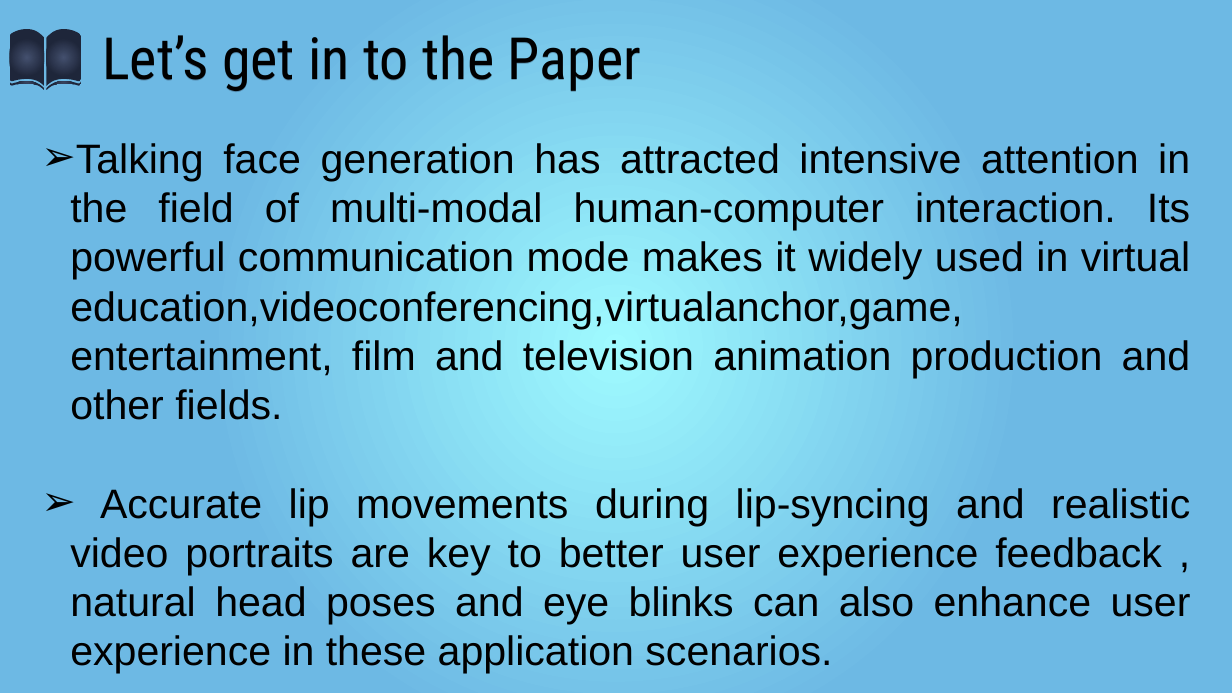
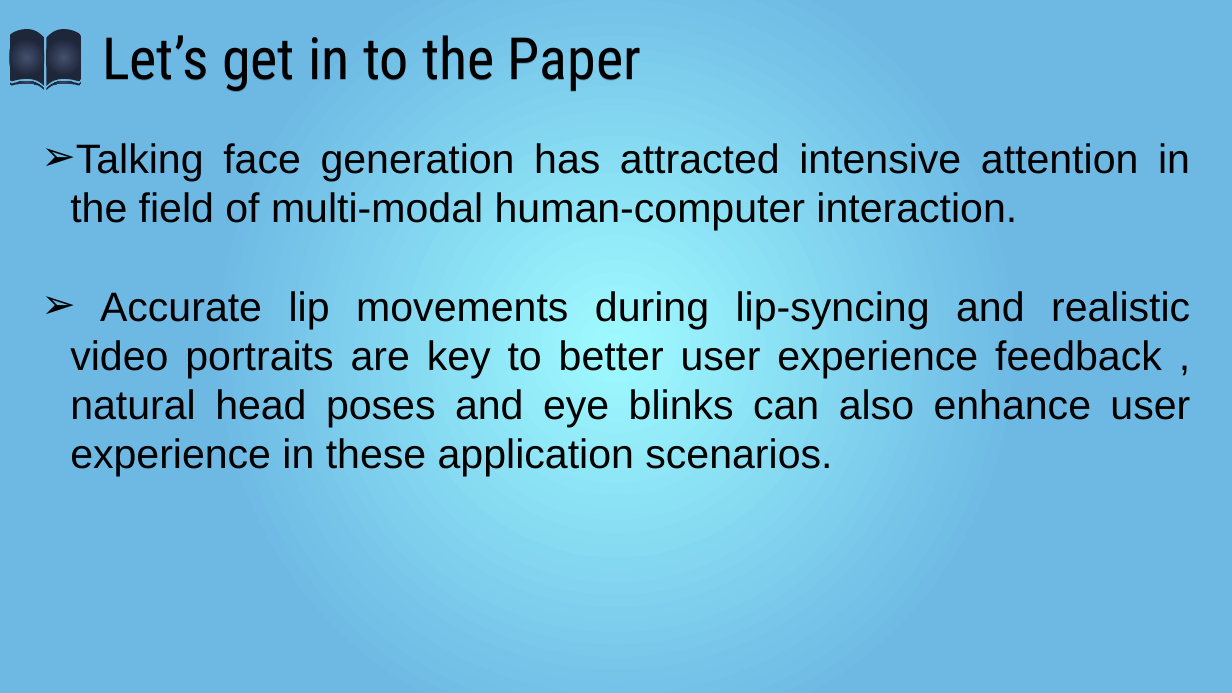
Before and after one commit to mr-speedster/seminar-presentation, a slide deck: slide 13 of Presentation.pptx. Drawn at 1232x693 pixels with LibreOffice and Linux fonts; fonts in the diff are those of the drawing. Boxes give left, top, right and bottom in pixels: in the first picture for what was removed or moved away, otherwise in the second. Text is boxed around its words. In the diff, an @@ line names an element or a change of style, - is before the commit and + after.

```diff
--- a/Presentation.pptx
+++ b/Presentation.pptx
@@ text at [70,143,1190,230]: text changed @@
-➢ Talking face generation has attracted intensive attention in the field of multi-modal human-computer interaction. Its powerful communication mode makes it widely used in virtual education,videoconferencing,virtualanchor,game, entertainment, film and television animation production and other fields.
+➢ Talking face generation has attracted intensive attention in the field of multi-modal human-computer interaction.
@@ text at [70,291,1190,477]: indent changed @@
```
Also in this commit, not shown: 7 other slides changed, 9 slides added, 4 slides removed, 4 other files.
